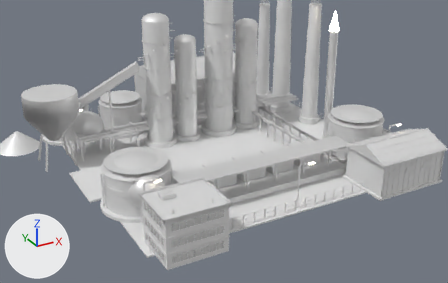
Renders of the FBX model Assets/Art/KayseriIsland/Models/Silver/Phase3/Refinery_P3.fbx from each side of a commit.
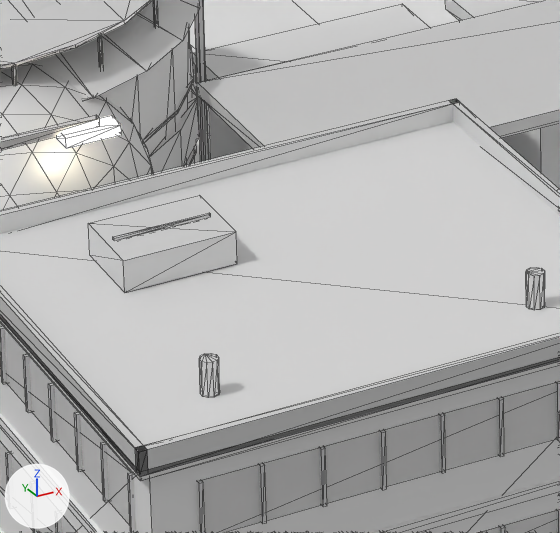
Each version appears first from a 50 mm lens placed at (56.8, -128.1, 73.7), pointed at (109.6, -32.2, 25.7), and next in a close-up on the part from 33% to 48% of the width and 58% to 82% of the height. Arrows for +X, +Y and +Z are at lower left; the lights stay in place. The older version's two pictures come first. The close-ups show mesh edges as thin lines. Where no turn or scale is listed for an object, it has been applied to the vertices. Vertices at exactly the same position are counted once.

The first close-up shows 'Refinery.Bay', 'Refinery.Lamp0', 'Refinery.Office', 'Refinery.Pad', 'Refinery.Spheres', 'Refinery.Tank0', 'Refinery.Utils'.
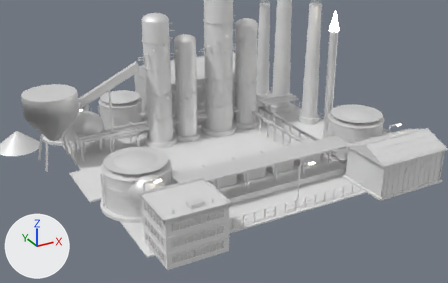
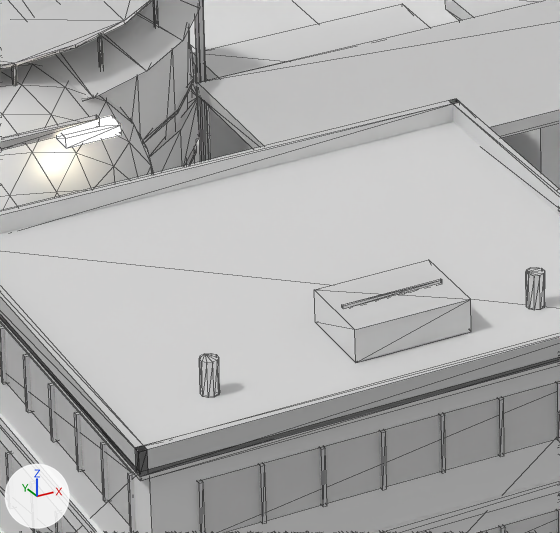
Boxes [x1, y1, x2, y2] around the edits, measured in the close-ups (560 x 533 px; the box of a moved part takes in the faces that stretch with it):
part 1 of me_refinery_office_001, moved or reshaped: before [88, 196, 237, 292]; after [314, 260, 471, 363]
part 2 of me_refinery_office_001, moved or reshaped: before [113, 213, 211, 240]; after [342, 279, 442, 308]

Edits to the bpy script that builds the scene:
```text
Change me_refinery_office_001:
    where me_refinery_office_001.from_pydata(...)  # 560 vertices, 864 faces; spans x -6.9..6.9, y -5.9..7.0, z 0.0..11.23
    used by ob_refinery_office; location = (100.0, -34.35, 6.3)
    me_refinery_office_001 part 1: the loose piece of 8 vertices spanning x -3.98..-1.09, y 1.6..3.68, z 10.32..11.18 is scaled about its middle by (1.02, 1.02, 1), then moved by (3.32, -5.5, 0.0)
    me_refinery_office_001 part 2: the loose piece of 8 vertices spanning x -3.78..-1.3, y 2.6..2.67, z 11.16..11.23 is scaled about its middle by (1.02, 1, 1), then moved by (3.32, -5.5, 0.0)
```
